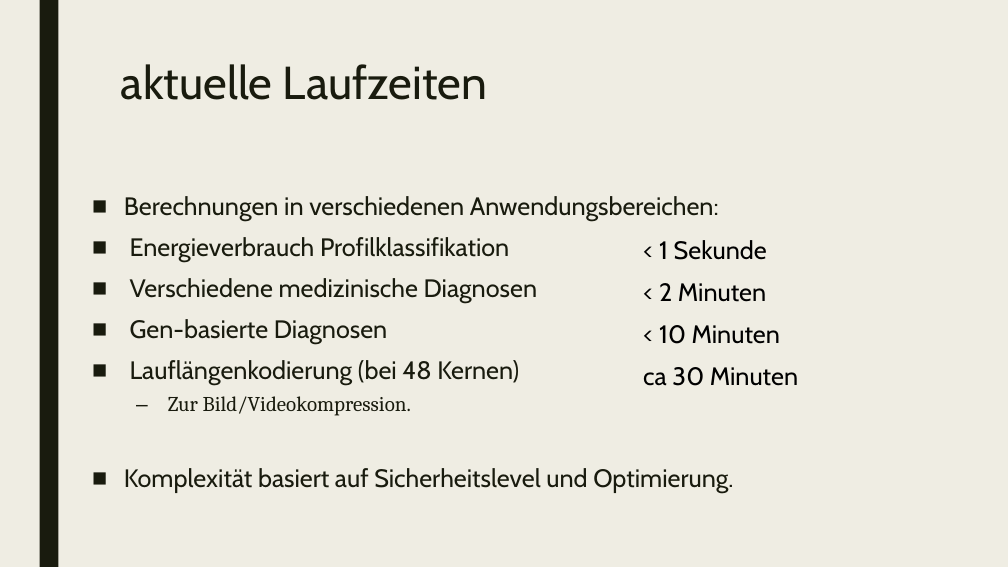
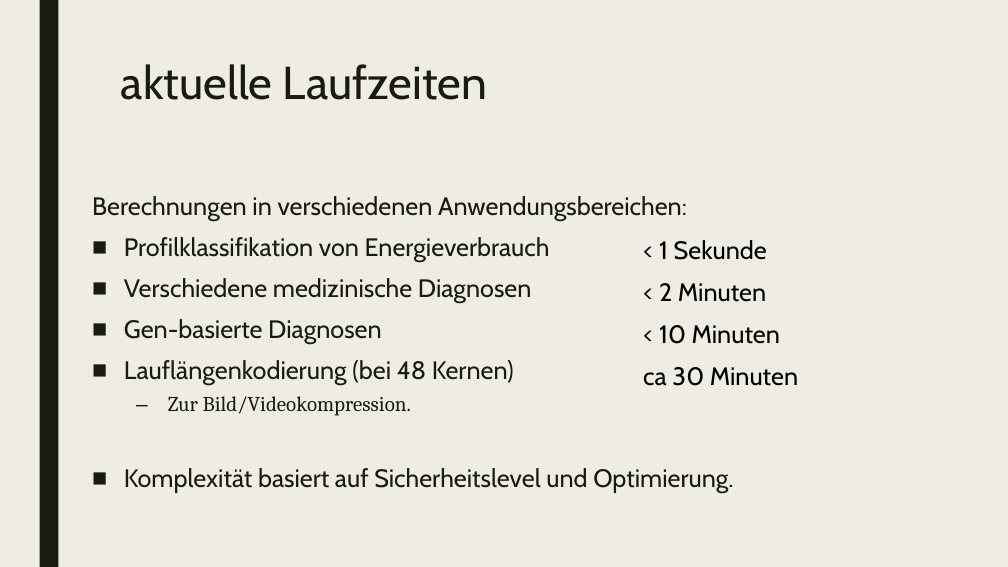
Before and after one commit to kohlerta/Krypto, a slide deck: slide 35 of homomorphe_verschlüsselungen.pptx. Drawn at 1008x567 pixels with LibreOffice and Linux fonts; fonts in the diff are those of the drawing. Boxes give left, top, right and bottom in pixels: in the first picture for what was removed or moved away, otherwise in the second. Text is boxed around its words. In the diff, an @@ line names an element or a change of style, - is before the commit and + after.

```diff
--- a/homomorphe_verschlüsselungen.pptx
+++ b/homomorphe_verschlüsselungen.pptx
@@ text at box(92, 196, 687, 221): bullet ■ to none @@
@@ text at box(124, 237, 550, 262): text changed @@
-■ Energieverbrauch Profilklassifikation
+■ Profilklassifikation von Energieverbrauch
```
Also in this commit, not shown: 5 other slides changed, 9 other files.
